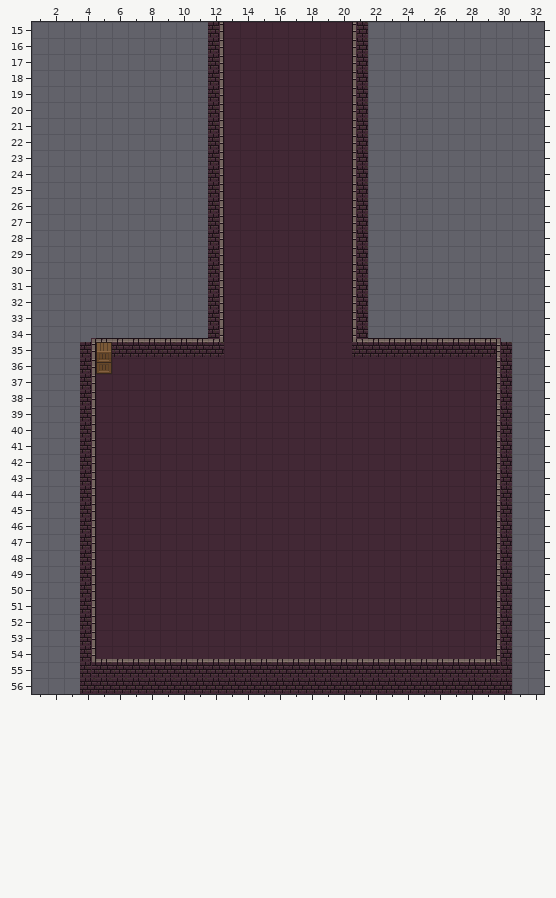
Level history. Tiled map: Resources/maps/sample_map.tmx. Above: the version before the commit.
Cells are 16x16 px. Shown: x 1..32, y 15..56.
And afterwards:
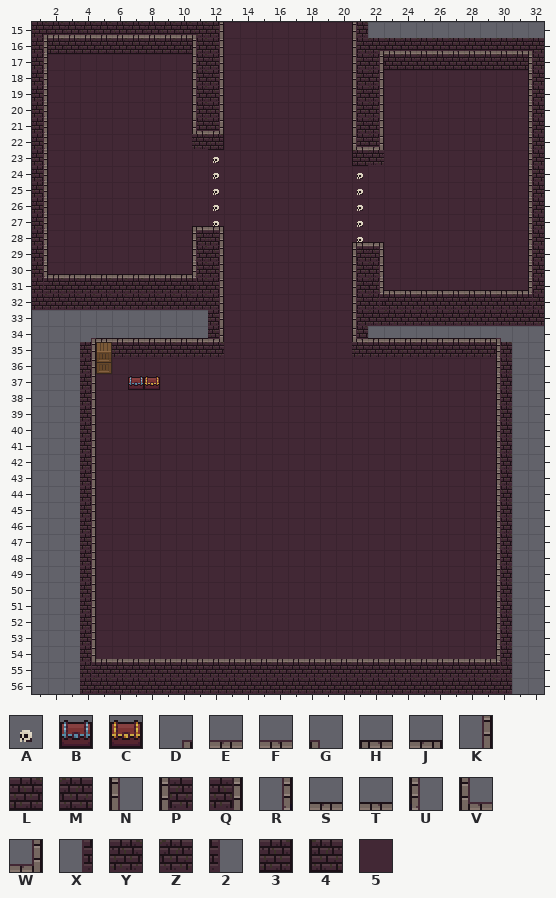
Key: from "buildings": A 49 "gate", B 190 "chest", C 191 "chest"; from "walls": D 0, E 1, F 1 flipped left-right, G 2, H 3, J 4, K 16, L 17, M 17 flipped left-right, N 18, P 19, Q 20, R 32, S 33, T 33 flipped left-right, U 34, V 35, W 36, X 48, Y 49 "wall", Z 49 flipped left-right "wall", 2 50, 3 52, 4 52 flipped left-right, 5 114.
_ is an empty cell, # one hidden under a higher layer.
Tiles replaced or removed in this view: K, N, Y.
What changed:
Changed rows in their new state; . is an unchanged cell.
Layer "invisible":
first column x 1:
15 YYYYYYYYYYY.....................
16 Y.........Y.........ZZZZZZZZZZZZ
17 Y.........Y.........ZZ.........Z
18 Y.........Y.........ZZ.........Z
19 Y.........Y.........ZZ.........Z
20 Y.........Y.........ZZ.........Z
21 Y.........Y.........ZZ.........Z
22 Y...................ZZ.........Z
23 Y.........._........#..........Z
24 Y.........._........_..........Z
25 Y.........._........_..........Z
26 Y.........._........_..........Z
27 Y.........._........_..........Z
28 Y..................._..........Z
29 Y.........Y.........#..........Z
30 Y.........Y.........ZZ.........Z
31 Y.........Y.........ZZ.........Z
32 YYYYYYYYYYY.........ZZ.........Z
33 ....................ZZZZZZZZZZZZ
Layer "bg":
first column x 2:
16 LLLLLLLLL.....................
17 555555555............MMMMMMMMM
18 555555555............555555555
19 555555555............555555555
20 555555555............555555555
21 555555555............555555555
22 555555555Y3..........555555555
23 55555555555........4Z555555555
24 55555555555........55555555555
25 55555555555........55555555555
26 55555555555........55555555555
27 55555555555........55555555555
28 555555555..........55555555555
29 555555555............555555555
30 555555555............555555555
31 .....................555555555
Layer "building-fg":
first column x 12:
23 A.........
24 A........A
25 A........A
26 A........A
27 A........A
28 .........A
first column x 7:
37 BC
Layer "fg":
first column x 1:
15 DEEEEEEEEEG.....................
16 R.........N..........DFFFFFFFFFG
17 R.........N..........K.........U
18 R.........N..........K.........U
19 R.........N..........K.........U
20 R.........N..........K.........U
21 R.........VW.........K.........U
22 R.........._........VW.........U
23 R.........._........_..........U
24 R.........._........_..........U
25 R.........._........_..........U
26 R.........._........_..........U
27 R.........HJ........_..........U
28 R.........PQ........HJ.........U
29 R.........U.........PQ.........U
30 RSSSSSSSSSU..........R.........U
31 XYYYYYYYYY2..........RTTTTTTTTTU
32 .....................XZZZZZZZZZ2
